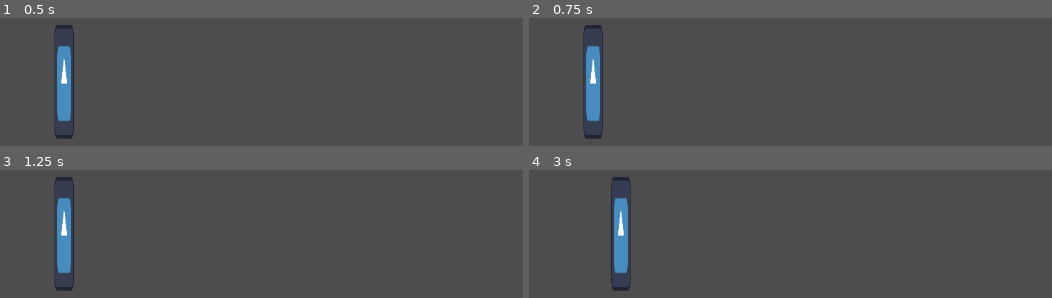
Above: before the commit, frames 1-4 (two rows, left to right).
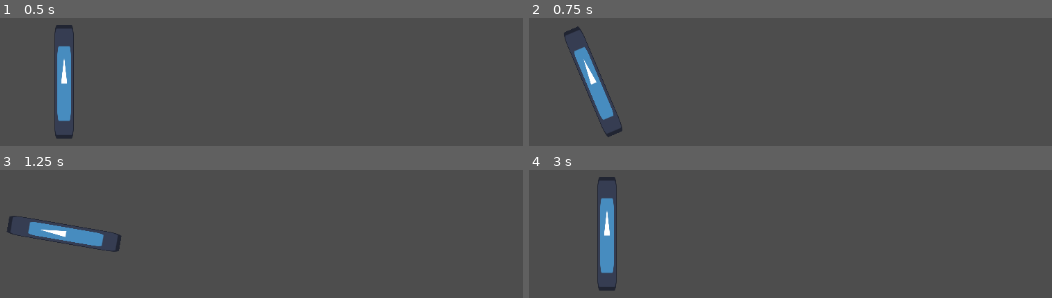
Above: after the commit, the same moments.

Repository: zommerfelds/global-game-jam-2025
Game: Godot game, scene res://nodes/main_scene.tscn
Two runs of this game, one before a commit and one after it. Both use one fixed random seed, a clock stepped at 60 frames per second and the inputs below. The engine's default icon, where the game draws it, is replaced by a stand-in: a white triangle on a blue panel in a dark square.
Inputs:
- Up to frame 1 (0.5 s): no input
- Up to frame 2 (0.75 s): tap Enter at 0.5 s; hold Up (rotate_ccw_player_1, bound only after the commit) from 0.53 s (still down)
- Up to frame 3 (1.25 s): keep holding Up (rotate_ccw_player_1, bound only after the commit)
- Up to frame 4 (3 s): release Up (rotate_ccw_player_1, bound only after the commit) at 1.28 s; tap Left (rotate_ccw_player_1, bound only before the commit) at 1.35 s; tap Space (shoot_player_1) at 2 s; hold Down (rotate_cw_player_1, bound only after the commit) 2.03-2.78 s; tap Right (rotate_cw_player_1, bound only before the commit) at 2.85 s

Frame 1 is identical in both runs. In frame 2, 2.6% of the frame differs, in the area x 6-18%, y 5-95%; in frame 3, 3.5%; in frame 4, 3.8%, in the area x 13-20%, y 5-95%.

Commit message:
Change control scheme to up/down for rotation.

Diff:
--- a/project.godot
+++ b/project.godot
@@ -19,12 +19,12 @@
 
 rotate_cw_player_1={
 "deadzone": 0.5,
-"events": [Object(InputEventKey,"resource_local_to_scene":false,"resource_name":"","device":-1,"window_id":0,"alt_pressed":false,"shift_pressed":false,"ctrl_pressed":false,"meta_pressed":false,"pressed":false,"keycode":0,"physical_keycode":4194321,"key_label":0,"unicode":0,"location":0,"echo":false,"script":null)
+"events": [Object(InputEventKey,"resource_local_to_scene":false,"resource_name":"","device":0,"window_id":0,"alt_pressed":false,"shift_pressed":false,"ctrl_pressed":false,"meta_pressed":false,"pressed":false,"keycode":0,"physical_keycode":4194322,"key_label":0,"unicode":0,"location":0,"echo":false,"script":null)
 ]
 }
 rotate_ccw_player_1={
 "deadzone": 0.5,
-"events": [Object(InputEventKey,"resource_local_to_scene":false,"resource_name":"","device":-1,"window_id":0,"alt_pressed":false,"shift_pressed":false,"ctrl_pressed":false,"meta_pressed":false,"pressed":false,"keycode":0,"physical_keycode":4194319,"key_label":0,"unicode":0,"location":0,"echo":false,"script":null)
+"events": [Object(InputEventKey,"resource_local_to_scene":false,"resource_name":"","device":0,"window_id":0,"alt_pressed":false,"shift_pressed":false,"ctrl_pressed":false,"meta_pressed":false,"pressed":false,"keycode":0,"physical_keycode":4194320,"key_label":0,"unicode":0,"location":0,"echo":false,"script":null)
 ]
 }
 shoot_player_1={
